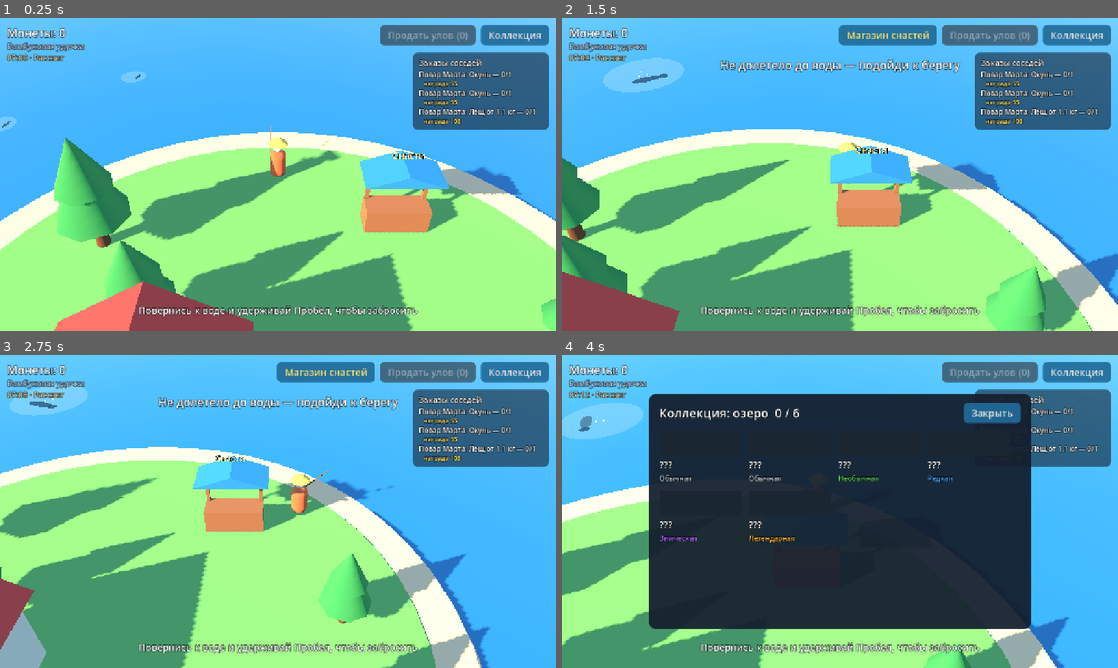
Above: before the commit, frames 1-4 (two rows, left to right).
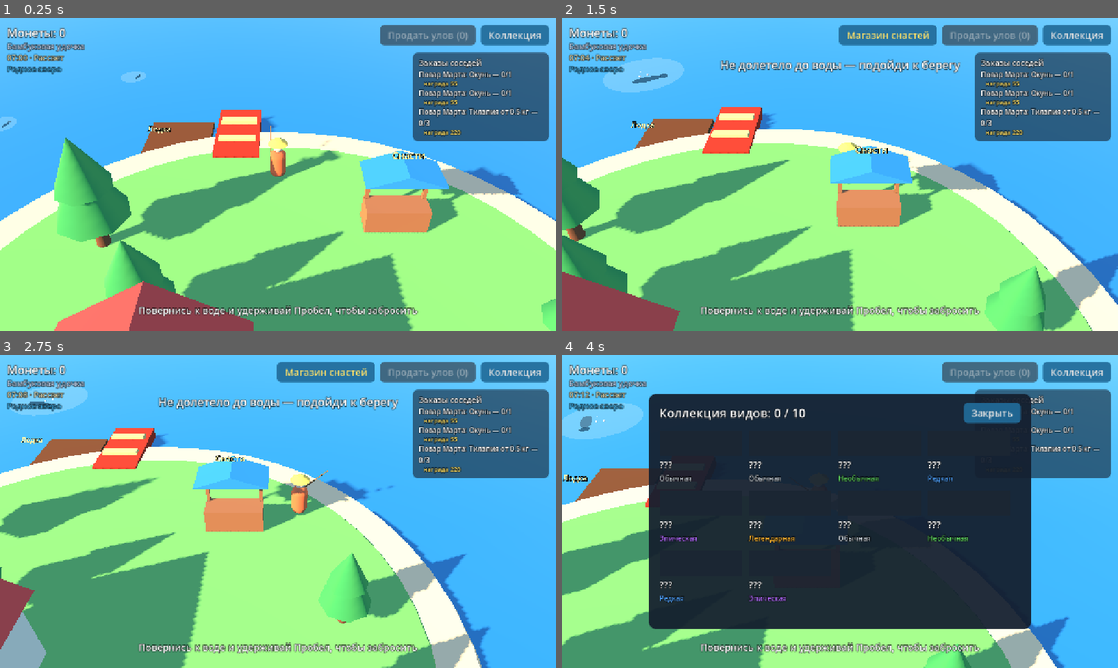
Above: after the commit, the same moments.

Repository: s-cryptor/fishing
Game: Godot game, scene res://scenes/main.tscn
The game is run twice, just before and just after one commit, with the same random seed, the same clock (stepped at 60 frames per second) and the same inputs.
Inputs (mouse positions are in pixels of both pictures, inside the frame that each line leads up to):
- Up to frame 1 (0.25 s): no input
- Up to frame 2 (1.5 s): move the mouse to (962, 158) at 0.52 s; hold D (move_right) 0.53-1.28 s; hold E (interact) 0.53-1.28 s; click (962, 158) at 0.67 s; move the mouse to (728, 190) at 1.27 s; hold S (move_back) from 1.28 s (still down); tap Space (fish_action) at 1.35 s; click (728, 190) at 1.42 s
- Up to frame 3 (2.75 s): tap E (interact) at 1.55 s; move the mouse to (333, 442) at 2.02 s; release S (move_back) at 2.03 s; hold D (move_right) from 2.03 s (still down); hold E (interact) from 2.03 s (still down); click (333, 442) at 2.17 s
- Up to frame 4 (4 s): move the mouse to (812, 574) at 2.77 s; release D (move_right) at 2.78 s; release E (interact) at 2.78 s; hold W (move_forward) 2.78-3.53 s; tap C (toggle_collection) at 2.85 s; click (812, 574) at 2.92 s; tap E (interact) at 3.05 s; move the mouse to (1006, 558) at 3.52 s; hold A (move_left) from 3.53 s (still down); hold E (interact) from 3.53 s (still down); click (1006, 558) at 3.67 s

The runs differ from the first frame. In frame 1, 3.6% of the frame differs, in the area x 1-99%, y 15-45%; in frame 2, 3.6%, in the area x 1-99%, y 15-44%; in frame 3, 3.2%; in frame 4, 2.4%.

Commit message:
feat: add boat travel and mangrove shallows biome

Diff:
--- /dev/null
+++ b/data/biomes/home_lake.tres
@@ -0,0 +1,11 @@
+[gd_resource type="Resource" script_class="BiomeData" format=3]
+
+[ext_resource type="Script" path="res://scripts/data/biome_data.gd" id="1_biome"]
+
+[resource]
+script = ExtResource("1_biome")
+id = &"home_lake"
+display_name = "Родное озеро"
+habitat = &"lake"
+description = "Тихое пресное озеро у дома. Здесь удобно учиться рыбалке."
+accent_color = Color(0.22, 0.62, 0.82, 1)
--- /dev/null
+++ b/data/biomes/mangrove_shallows.tres
@@ -0,0 +1,11 @@
+[gd_resource type="Resource" script_class="BiomeData" format=3]
+
+[ext_resource type="Script" path="res://scripts/data/biome_data.gd" id="1_biome"]
+
+[resource]
+script = ExtResource("1_biome")
+id = &"mangrove_shallows"
+display_name = "Мангровые отмели"
+habitat = &"mangrove"
+description = "Тёплые солоноватые воды среди мангровых корней."
+accent_color = Color(0.18, 0.7, 0.55, 1)
--- /dev/null
+++ b/data/fish/archerfish.tres
@@ -0,0 +1,20 @@
+[gd_resource type="Resource" script_class="FishData" format=3]
+
+[ext_resource type="Script" path="res://scripts/data/fish_data.gd" id="1_fish"]
+
+[resource]
+script = ExtResource("1_fish")
+id = &"archerfish"
+display_name = "Брызгун"
+description = "Сбивает насекомых меткой струёй воды из-под мангровых ветвей."
+rarity = 1
+color = Color(0.76, 0.72, 0.38, 1)
+min_weight_kg = 0.2
+max_weight_kg = 1.1
+price_per_kg = 55.0
+strength = 0.38
+thrash_rate = 0.42
+stamina = 6.5
+spawn_weight = 45.0
+habitats = Array[StringName]([&"mangrove"])
+active_times = 7
--- /dev/null
+++ b/data/fish/barramundi.tres
@@ -0,0 +1,20 @@
+[gd_resource type="Resource" script_class="FishData" format=3]
+
+[ext_resource type="Script" path="res://scripts/data/fish_data.gd" id="1_fish"]
+
+[resource]
+script = ExtResource("1_fish")
+id = &"barramundi"
+display_name = "Баррамунди"
+description = "Сильный прибрежный хищник. После подсечки сразу уходит в рывок."
+rarity = 2
+color = Color(0.62, 0.78, 0.74, 1)
+min_weight_kg = 2.0
+max_weight_kg = 15.0
+price_per_kg = 38.0
+strength = 0.64
+thrash_rate = 0.58
+stamina = 10.0
+spawn_weight = 14.0
+habitats = Array[StringName]([&"mangrove"])
+active_times = 6
--- /dev/null
+++ b/data/fish/sawfish.tres
@@ -0,0 +1,20 @@
+[gd_resource type="Resource" script_class="FishData" format=3]
+
+[ext_resource type="Script" path="res://scripts/data/fish_data.gd" id="1_fish"]
+
+[resource]
+script = ExtResource("1_fish")
+id = &"sawfish"
+display_name = "Рыба-пила"
+description = "Редкая гостья отмелей. Тяжёлая, быстрая и опасная для тонкой лески."
+rarity = 3
+color = Color(0.38, 0.5, 0.52, 1)
+min_weight_kg = 8.0
+max_weight_kg = 35.0
+price_per_kg = 32.0
+strength = 0.82
+thrash_rate = 0.48
+stamina = 14.0
+spawn_weight = 3.0
+habitats = Array[StringName]([&"mangrove"])
+active_times = 13
--- /dev/null
+++ b/data/fish/tilapia.tres
@@ -0,0 +1,20 @@
+[gd_resource type="Resource" script_class="FishData" format=3]
+
+[ext_resource type="Script" path="res://scripts/data/fish_data.gd" id="1_fish"]
+
+[resource]
+script = ExtResource("1_fish")
+id = &"tilapia"
+display_name = "Тилапия"
+description = "Неприхотливая обитательница тёплых мелководий."
+rarity = 0
+color = Color(0.55, 0.68, 0.46, 1)
+min_weight_kg = 0.3
+max_weight_kg = 2.0
+price_per_kg = 24.0
+strength = 0.3
+thrash_rate = 0.28
+stamina = 5.5
+spawn_weight = 85.0
+habitats = Array[StringName]([&"mangrove"])
+active_times = 15
--- a/data/fish_catalog.tres
+++ b/data/fish_catalog.tres
@@ -8,7 +8,11 @@
 [ext_resource type="Resource" path="res://data/fish/pike.tres" id="5_pike"]
 [ext_resource type="Resource" path="res://data/fish/catfish.tres" id="6_catfish"]
 [ext_resource type="Resource" path="res://data/fish/golden_carp.tres" id="7_golden_carp"]
+[ext_resource type="Resource" path="res://data/fish/tilapia.tres" id="8_tilapia"]
+[ext_resource type="Resource" path="res://data/fish/archerfish.tres" id="9_archerfish"]
+[ext_resource type="Resource" path="res://data/fish/barramundi.tres" id="10_barramundi"]
+[ext_resource type="Resource" path="res://data/fish/sawfish.tres" id="11_sawfish"]
 
 [resource]
 script = ExtResource("1_cat")
-fish = Array[ExtResource("1_fish")]([ExtResource("2_roach"), ExtResource("3_perch"), ExtResource("4_bream"), ExtResource("5_pike"), ExtResource("6_catfish"), ExtResource("7_golden_carp")])
+fish = Array[ExtResource("1_fish")]([ExtResource("2_roach"), ExtResource("3_perch"), ExtResource("4_bream"), ExtResource("5_pike"), ExtResource("6_catfish"), ExtResource("7_golden_carp"), ExtResource("8_tilapia"), ExtResource("9_archerfish"), ExtResource("10_barramundi"), ExtResource("11_sawfish")])
--- /dev/null
+++ b/scenes/boat_dock.tscn
@@ -0,0 +1,59 @@
+[gd_scene format=3]
+
+[ext_resource type="Script" path="res://scripts/world/boat_dock.gd" id="1_dock"]
+
+[sub_resource type="SphereShape3D" id="trigger"]
+radius = 3.0
+
+[sub_resource type="StandardMaterial3D" id="dock_mat"]
+albedo_color = Color(0.43, 0.27, 0.13, 1)
+
+[sub_resource type="BoxMesh" id="dock_mesh"]
+material = SubResource("dock_mat")
+size = Vector3(3.2, 0.25, 4.5)
+
+[sub_resource type="StandardMaterial3D" id="boat_mat"]
+albedo_color = Color(0.72, 0.22, 0.12, 1)
+
+[sub_resource type="BoxMesh" id="hull_mesh"]
+material = SubResource("boat_mat")
+size = Vector3(2.2, 0.55, 4.2)
+
+[sub_resource type="StandardMaterial3D" id="inside_mat"]
+albedo_color = Color(0.94, 0.77, 0.46, 1)
+
+[sub_resource type="BoxMesh" id="seat_mesh"]
+material = SubResource("inside_mat")
+size = Vector3(1.8, 0.16, 0.4)
+
+[node name="BoatDock" type="Area3D"]
+script = ExtResource("1_dock")
+
+[node name="Trigger" type="CollisionShape3D" parent="."]
+shape = SubResource("trigger")
+
+[node name="Pier" type="MeshInstance3D" parent="."]
+transform = Transform3D(1, 0, 0, 0, 1, 0, 0, 0, 1, 0, -0.25, -1.4)
+mesh = SubResource("dock_mesh")
+
+[node name="Boat" type="Node3D" parent="."]
+transform = Transform3D(1, 0, 0, 0, 1, 0, 0, 0, 1, 3, -0.15, -2.4)
+
+[node name="Hull" type="MeshInstance3D" parent="Boat"]
+mesh = SubResource("hull_mesh")
+
+[node name="Seat1" type="MeshInstance3D" parent="Boat"]
+transform = Transform3D(1, 0, 0, 0, 1, 0, 0, 0, 1, 0, 0.42, -0.8)
+mesh = SubResource("seat_mesh")
+
+[node name="Seat2" type="MeshInstance3D" parent="Boat"]
+transform = Transform3D(1, 0, 0, 0, 1, 0, 0, 0, 1, 0, 0.42, 0.8)
+mesh = SubResource("seat_mesh")
+
+[node name="Sign" type="Label3D" parent="."]
+transform = Transform3D(1, 0, 0, 0, 1, 0, 0, 0, 1, 0, 2.2, 0.6)
+billboard = 1
+modulate = Color(1, 0.92, 0.55, 1)
+text = "Лодка"
+font_size = 64
+outline_size = 12
--- a/scenes/main.tscn
+++ b/scenes/main.tscn
@@ -12,6 +12,9 @@
 [ext_resource type="PackedScene" path="res://scenes/fishing_spot.tscn" id="10_spot"]
 [ext_resource type="Script" path="res://scripts/world/shore_barrier.gd" id="11_shore"]
 [ext_resource type="Script" path="res://scripts/world/day_night_lighting.gd" id="12_daynight"]
+[ext_resource type="PackedScene" path="res://scenes/boat_dock.tscn" id="13_dock"]
+[ext_resource type="Resource" path="res://data/biomes/home_lake.tres" id="14_home"]
+[ext_resource type="Resource" path="res://data/biomes/mangrove_shallows.tres" id="15_mangrove"]
 
 [sub_resource type="ProceduralSkyMaterial" id="sky_mat"]
 sky_top_color = Color(0.32, 0.58, 0.88, 1)
@@ -61,6 +64,12 @@
 height = 2.0
 radius = 12.6
 
+[sub_resource type="StandardMaterial3D" id="mangrove_grass_mat"]
+albedo_color = Color(0.25, 0.49, 0.32, 1)
+
+[sub_resource type="StandardMaterial3D" id="mangrove_sand_mat"]
+albedo_color = Color(0.7, 0.65, 0.4, 1)
+
 [sub_resource type="StandardMaterial3D" id="wall_mat"]
 albedo_color = Color(0.96, 0.92, 0.82, 1)
 
@@ -128,6 +137,7 @@
 
 [node name="Lake" type="Node3D" parent="."]
 script = ExtResource("1_water")
+biome = ExtResource("14_home")
 
 [node name="Water" type="MeshInstance3D" parent="Lake"]
 mesh = SubResource("water_mesh")
@@ -198,6 +208,75 @@
 
 [node name="Player" parent="." instance=ExtResource("2_player")]
 transform = Transform3D(1, 0, 0, 0, 1, 0, 0, 0, 1, 0, 0.6, -9)
+
+[node name="HomeArrival" type="Marker3D" parent="."]
+position = Vector3(-5, 0.6, -9)
+
+[node name="MangroveArrival" type="Marker3D" parent="."]
+position = Vector3(75, 0.6, -9)
+
+[node name="HomeDock" parent="." node_paths=PackedStringArray("destination_water", "arrival_point", "player", "fishing_controller", "camera_rig", "hud") instance=ExtResource("13_dock")]
+position = Vector3(-5, 0.5, -10)
+destination_water = NodePath("../MangroveWater")
+arrival_point = NodePath("../MangroveArrival")
+player = NodePath("../Player")
+fishing_controller = NodePath("../FishingController")
+camera_rig = NodePath("../CameraRig")
+hud = NodePath("../Hud")
+
+[node name="MangroveWater" type="Node3D" parent="."]
+position = Vector3(80, 0, 0)
+script = ExtResource("1_water")
+biome = ExtResource("15_mangrove")
+
+[node name="Spot1" parent="MangroveWater" instance=ExtResource("10_spot")]
+
+[node name="Spot2" parent="MangroveWater" instance=ExtResource("10_spot")]
+
+[node name="MangroveIsland" type="StaticBody3D" parent="."]
+position = Vector3(80, 0, 0)
+
+[node name="Sand" type="MeshInstance3D" parent="MangroveIsland"]
+position = Vector3(0, -0.55, 0)
+mesh = SubResource("sand_mesh")
+material_override = SubResource("mangrove_sand_mat")
+
+[node name="Grass" type="MeshInstance3D" parent="MangroveIsland"]
+position = Vector3(0, 0.4, 0)
+mesh = SubResource("grass_mesh")
+material_override = SubResource("mangrove_grass_mat")
+
+[node name="Collision" type="CollisionShape3D" parent="MangroveIsland"]
+position = Vector3(0, -0.5, 0)
+shape = SubResource("island_shape")
+
+[node name="ShoreBarrier" type="StaticBody3D" parent="MangroveIsland"]
+script = ExtResource("11_shore")
+
+[node name="Tree1" parent="MangroveIsland" instance=ExtResource("3_tree")]
+position = Vector3(-7, 0.5, -3)
+scale = Vector3(1.5, 0.8, 1.5)
+
+[node name="Tree2" parent="MangroveIsland" instance=ExtResource("3_tree")]
+position = Vector3(5, 0.5, -6)
+scale = Vector3(1.7, 0.9, 1.7)
+
+[node name="Tree3" parent="MangroveIsland" instance=ExtResource("3_tree")]
+position = Vector3(7, 0.5, 4)
+scale = Vector3(1.6, 0.8, 1.6)
+
+[node name="Tree4" parent="MangroveIsland" instance=ExtResource("3_tree")]
+position = Vector3(-4, 0.5, 6)
+scale = Vector3(2, 1, 2)
+
+[node name="MangroveDock" parent="." node_paths=PackedStringArray("destination_water", "arrival_point", "player", "fishing_controller", "camera_rig", "hud") instance=ExtResource("13_dock")]
+position = Vector3(75, 0.5, -10)
+destination_water = NodePath("../Lake")
+arrival_point = NodePath("../HomeArrival")
+player = NodePath("../Player")
+fishing_controller = NodePath("../FishingController")
+camera_rig = NodePath("../CameraRig")
+hud = NodePath("../Hud")
 
 [node name="CameraRig" type="Node3D" parent="." node_paths=PackedStringArray("target")]
 script = ExtResource("4_camera")
--- a/scenes/ui/hud.tscn
+++ b/scenes/ui/hud.tscn
@@ -65,6 +65,13 @@
 theme_override_colors/font_color = Color(1, 0.92, 0.7, 0.9)
 theme_override_font_sizes/font_size = 18
 
+[node name="BiomeLabel" type="Label" parent="Root/TopBar/Wallet"]
+unique_name_in_owner = true
+layout_mode = 2
+theme_override_colors/font_color = Color(0.22, 0.62, 0.82, 1)
+theme_override_font_sizes/font_size = 18
+text = "Родное озеро"
+
 [node name="Spacer" type="Control" parent="Root/TopBar"]
 layout_mode = 2
 size_flags_horizontal = 3
@@ -77,6 +84,14 @@
 focus_mode = 0
 theme_override_colors/font_color = Color(1, 0.88, 0.4, 1)
 text = "Магазин снастей"
+
+[node name="TravelButton" type="Button" parent="Root/TopBar"]
+unique_name_in_owner = true
+layout_mode = 2
+size_flags_vertical = 0
+focus_mode = 0
+theme_override_colors/font_color = Color(0.55, 1, 0.78, 1)
+text = "Плыть"
 
 [node name="SellButton" type="Button" parent="Root/TopBar"]
 unique_name_in_owner = true
@@ -201,6 +216,34 @@
 grow_horizontal = 2
 grow_vertical = 2
 mouse_filter = 2
+
+[node name="TravelFade" type="ColorRect" parent="Root"]
+unique_name_in_owner = true
+layout_mode = 1
+anchor_right = 1.0
+anchor_bottom = 1.0
+grow_horizontal = 2
+grow_vertical = 2
+mouse_filter = 0
+color = Color(0.025, 0.08, 0.11, 1)
+
+[node name="TravelLabel" type="Label" parent="Root/TravelFade"]
+unique_name_in_owner = true
+layout_mode = 1
+anchor_left = 0.5
+anchor_top = 0.5
+anchor_right = 0.5
+anchor_bottom = 0.5
+offset_left = -320.0
+offset_top = -40.0
+offset_right = 320.0
+offset_bottom = 40.0
+grow_horizontal = 2
+grow_vertical = 2
+theme_override_colors/font_color = Color(0.75, 1, 0.88, 1)
+theme_override_font_sizes/font_size = 30
+horizontal_alignment = 1
+vertical_alignment = 1
 
 [node name="Joystick" type="VirtualJoystick" parent="Root/TouchControls"]
 layout_mode = 1
--- a/scripts/core/order_book.gd
+++ b/scripts/core/order_book.gd
@@ -40,7 +40,7 @@
 	# Просим чаще обычную рыбу, но не только её.
 	var pool := _catalog.fish
 	if seed_value < TUTORIAL_ORDERS:
-		pool = pool.filter(func(f: FishData) -> bool: return f.rarity == FishData.Rarity.COMMON)
+		pool = pool.filter(func(f: FishData) -> bool: return f.rarity == FishData.Rarity.COMMON and &"lake" in f.habitats)
 	var weights := PackedFloat32Array()
 	for f in pool:
 		weights.append(sqrt(f.spawn_weight))
--- /dev/null
+++ b/scripts/data/biome_data.gd
@@ -0,0 +1,10 @@
+class_name BiomeData
+extends Resource
+## Описание рыбного биома. Визуальная сцена может меняться независимо,
+## а рыбы привязываются к стабильному habitat.
+
+@export var id: StringName
+@export var display_name := ""
+@export var habitat: StringName
+@export_multiline var description := ""
+@export var accent_color := Color.WHITE
--- a/scripts/fishing/fishing_controller.gd
+++ b/scripts/fishing/fishing_controller.gd
@@ -80,7 +80,7 @@
 	if _spot:
 		gear = _spot.boost(gear)
 		hud.toast("Рыбное место! Клюнет быстрее")
-	session = FishingSession.create(GameState.catalog, water.habitat, gear, distance, randi(), WorldClock.phase)
+	session = FishingSession.create(GameState.catalog, water.habitat_id(), gear, distance, randi(), WorldClock.phase)
 	if session == null:
 		hud.toast("Здесь не водится рыба")
 		_to_idle()
--- a/scripts/ui/collection_panel.gd
+++ b/scripts/ui/collection_panel.gd
@@ -31,7 +31,7 @@
 		if not entry.is_empty():
 			known += 1
 		_grid.add_child(_make_card(fish, entry))
-	_header.text = "Коллекция: озеро  %d / %d" % [known, catalog.fish.size()]
+	_header.text = "Коллекция видов: %d / %d" % [known, catalog.fish.size()]
 
 
 func _make_card(fish: FishData, entry: Dictionary) -> Control:
--- a/scripts/ui/hud.gd
+++ b/scripts/ui/hud.gd
@@ -2,6 +2,7 @@
 extends CanvasLayer
 
 signal catch_popup_closed
+signal travel_requested
 
 var _action_name := "Пробел"
 
@@ -20,6 +21,10 @@
 @onready var _catch_popup: CatchPopup = %CatchPopup
 @onready var _collection: CollectionPanel = %CollectionPanel
 @onready var _touch_controls: Control = %TouchControls
+@onready var _biome_label: Label = %BiomeLabel
+@onready var _travel_button: Button = %TravelButton
+@onready var _travel_fade: ColorRect = %TravelFade
+@onready var _travel_label: Label = %TravelLabel
 
 var _toast_tween: Tween
 
@@ -39,6 +44,7 @@
 		toast("Заказ выполнен: %s, +%d монет" % [order["giver"], int(order["reward"])]))
 	_sell_button.pressed.connect(_on_sell_pressed)
 	_shop_button.pressed.connect(_open_shop)
+	_travel_button.pressed.connect(travel_requested.emit)
 	%CollectionButton.pressed.connect(_toggle_collection)
 	_catch_popup.closed.connect(catch_popup_closed.emit)
 
@@ -46,8 +52,42 @@
 	_fight_panel.hide()
 	_toast_label.modulate.a = 0.0
 	_shop_button.hide()
+	_travel_button.hide()
+	_travel_fade.hide()
 	_refresh_wallet()
 	_refresh_gear()
+
+
+func set_biome(biome: BiomeData) -> void:
+	_biome_label.text = biome.display_name
+	_biome_label.modulate = biome.accent_color
+
+
+func set_travel_available(destination_name: String) -> void:
+	_travel_button.text = "Плыть: %s" % destination_name
+	_travel_button.show()
+
+
+func clear_travel_available(destination_name: String) -> void:
+	if _travel_button.text == "Плыть: %s" % destination_name:
+		_travel_button.hide()
+
+
+func fade_out(message: String) -> void:
+	_travel_label.text = message
+	_travel_fade.modulate.a = 0.0
+	_travel_fade.show()
+	var tween := create_tween()
+	tween.tween_property(_travel_fade, "modulate:a", 1.0, 0.35)
+	await tween.finished
+
+
+func fade_in() -> void:
+	var tween := create_tween()
+	tween.tween_interval(0.25)
+	tween.tween_property(_travel_fade, "modulate:a", 0.0, 0.35)
+	await tween.finished
+	_travel_fade.hide()
 
 
 func _process(_delta: float) -> void:
@@ -55,6 +95,8 @@
 
 
 func _unhandled_input(event: InputEvent) -> void:
+	if _travel_fade.visible:
+		return
 	if event.is_action_pressed(&"toggle_collection"):
 		_toggle_collection()
 	elif event.is_action_pressed(&"interact") and _shop_button.visible:
@@ -62,10 +104,12 @@
 			_shop.hide()
 		else:
 			_open_shop()
+	elif event.is_action_pressed(&"interact") and _travel_button.visible:
+		travel_requested.emit()
 
 
 func is_modal_open() -> bool:
-	return _collection.visible or _catch_popup.visible or _shop.visible
+	return _collection.visible or _catch_popup.visible or _shop.visible or _travel_fade.visible
 
 
 ## Игрок подошёл к прилавку или отошёл от него.
--- /dev/null
+++ b/scripts/world/boat_dock.gd
@@ -0,0 +1,47 @@
+class_name BoatDock
+extends Area3D
+## Причал-переход между биомами. Лодка пока служит транспортом:
+## управление ей появится вместе с экспедициями и улучшениями.
+
+@export var destination_water: FishingWater
+@export var arrival_point: Marker3D
+@export var player: Player
+@export var fishing_controller: FishingController
+@export var camera_rig: CameraRig
+@export var hud: Hud
+
+var _nearby := false
+var _travelling := false
+
+
+func _ready() -> void:
+	body_entered.connect(_on_body_changed.bind(true))
+	body_exited.connect(_on_body_changed.bind(false))
+	hud.travel_requested.connect(_travel)
+
+
+func _on_body_changed(body: Node3D, nearby: bool) -> void:
+	if body is not Player:
+		return
+	_nearby = nearby
+	if nearby:
+		hud.set_travel_available(destination_water.biome.display_name)
+	else:
+		hud.clear_travel_available(destination_water.biome.display_name)
+
+
+func _travel() -> void:
+	if not _nearby or _travelling or hud.is_modal_open() or fishing_controller.phase != FishingController.Phase.IDLE:
+		return
+	_travelling = true
+	player.can_move = false
+	hud.clear_travel_available(destination_water.biome.display_name)
+	await hud.fade_out("Плывём: %s" % destination_water.biome.display_name)
+	fishing_controller.water = destination_water
+	player.global_position = arrival_point.global_position
+	player.velocity = Vector3.ZERO
+	camera_rig.snap_to_target()
+	hud.set_biome(destination_water.biome)
+	await hud.fade_in()
+	player.can_move = true
+	_travelling = false
--- a/scripts/world/camera_rig.gd
+++ b/scripts/world/camera_rig.gd
@@ -25,3 +25,8 @@
 	if focus and focus.visible:
 		goal = goal.lerp(focus.global_position, 0.5)
 	global_position = global_position.lerp(goal, 1.0 - exp(-follow_speed * delta))
+
+
+func snap_to_target() -> void:
+	if target:
+		global_position = target.global_position
--- a/scripts/world/fishing_water.gd
+++ b/scripts/world/fishing_water.gd
@@ -3,7 +3,7 @@
 ## Водоём вокруг круглого острова. Отвечает на вопрос «эта точка — вода?»
 ## и задаёт, какие рыбы здесь водятся.
 
-@export var habitat: StringName = &"lake"
+@export var biome: BiomeData
 @export var water_level := 0.0
 ## Всё, что дальше этого радиуса от центра, — вода.
 @export var shore_radius := 12.8
@@ -14,6 +14,10 @@
 	return Vector2(offset.x, offset.z).length() > shore_radius
 
 
+func habitat_id() -> StringName:
+	return biome.habitat if biome else &"lake"
+
+
 ## Рыбное место, в которое попала точка, или null.
 func spot_at(point: Vector3) -> FishingSpot:
 	for child in get_children():
--- /dev/null
+++ b/tests/test_boat_travel.gd
@@ -0,0 +1,45 @@
+extends SceneTree
+## Интеграционная проверка причалов, блокировки перехода и активного биома.
+## Запускать с отдельным сохранением: -- --save=user://boat-test.json --mute
+
+var _failures := 0
+
+
+func _initialize() -> void:
+	_run.call_deferred()
+
+
+func _run() -> void:
+	var scene := load("res://scenes/main.tscn").instantiate() as Node3D
+	root.add_child(scene)
+	var player: Node3D = scene.get_node("Player")
+	var controller: Node = scene.get_node("FishingController")
+	var hud: Node = scene.get_node("Hud")
+	player.position = Vector3(-5, 0.6, -9)
+	await create_timer(0.2).timeout
+	controller.phase = 1 # CHARGING
+	hud.travel_requested.emit()
+	await process_frame
+	_check(controller.water.habitat_id() == &"lake", "во время заброса лодка недоступна")
+	controller.phase = 0 # IDLE
+	hud.travel_requested.emit()
+	_check(hud.is_modal_open() and not player.can_move, "в пути ввод заблокирован")
+	await create_timer(1.2).timeout
+	_check(controller.water.habitat_id() == &"mangrove" and player.position.x > 70,
+			"лодка перевозит в мангры и переключает водоём")
+	var state := root.get_node("GameState")
+	var session := FishingSession.create(state.catalog, controller.water.habitat_id(), state.gear, 10.0, 42)
+	_check(session != null and &"mangrove" in session.fish.habitats, "после перехода клюёт мангровая рыба")
+	hud.travel_requested.emit()
+	await create_timer(1.2).timeout
+	_check(controller.water.habitat_id() == &"lake" and player.position.x < 0 and player.can_move,
+			"обратный путь возвращает домой и разблокирует ходьбу")
+	scene.queue_free()
+	await process_frame
+	quit(1 if _failures else 0)
+
+
+func _check(ok: bool, message: String) -> void:
+	print("%s %s" % ["ok" if ok else "FAIL", message])
+	if not ok:
+		_failures += 1
--- a/tests/test_fishing_session.gd
+++ b/tests/test_fishing_session.gd
@@ -15,6 +15,7 @@
 
 func _initialize() -> void:
 	test_catalog_loaded()
+	test_biomes_have_fish()
 	test_same_seed_same_outcome()
 	test_missed_bite()
 	test_idle_lets_fish_escape()
@@ -28,8 +29,16 @@
 
 
 func test_catalog_loaded() -> void:
-	_check(CATALOG.fish.size() == 6, "в каталоге 6 видов")
+	_check(CATALOG.fish.size() == 10, "в каталоге 10 видов")
 	_check(CATALOG.for_habitat(&"lake").size() == 6, "все виды водятся в озере")
+	_check(CATALOG.for_habitat(&"mangrove").size() == 4, "в манграх 4 новых вида")
+
+
+func test_biomes_have_fish() -> void:
+	for habitat in [&"lake", &"mangrove"]:
+		for phase in DayTime.Phase.values():
+			_check(not CATALOG.biting(habitat, phase).is_empty(),
+					"%s: есть клёв в фазе %s" % [habitat, DayTime.PHASE_NAMES[phase]])
 
 
 func test_same_seed_same_outcome() -> void:
@@ -69,6 +78,7 @@
 	for i in OrderBook.TUTORIAL_ORDERS:
 		var first_fish := CATALOG.get_fish(StringName(book.orders[i]["fish_id"]))
 		_check(first_fish.rarity == FishData.Rarity.COMMON, "обучающий заказ %d — на обычную рыбу" % (i + 1))
+		_check(&"lake" in first_fish.habitats, "обучающий заказ доступен на родном озере")
 
 	var feasible := true
 	for i in 500:
Not shown, added: scripts/data/biome_data.gd.uid
Not shown, added: scripts/world/boat_dock.gd.uid
Not shown, changed: AGENTS.md
